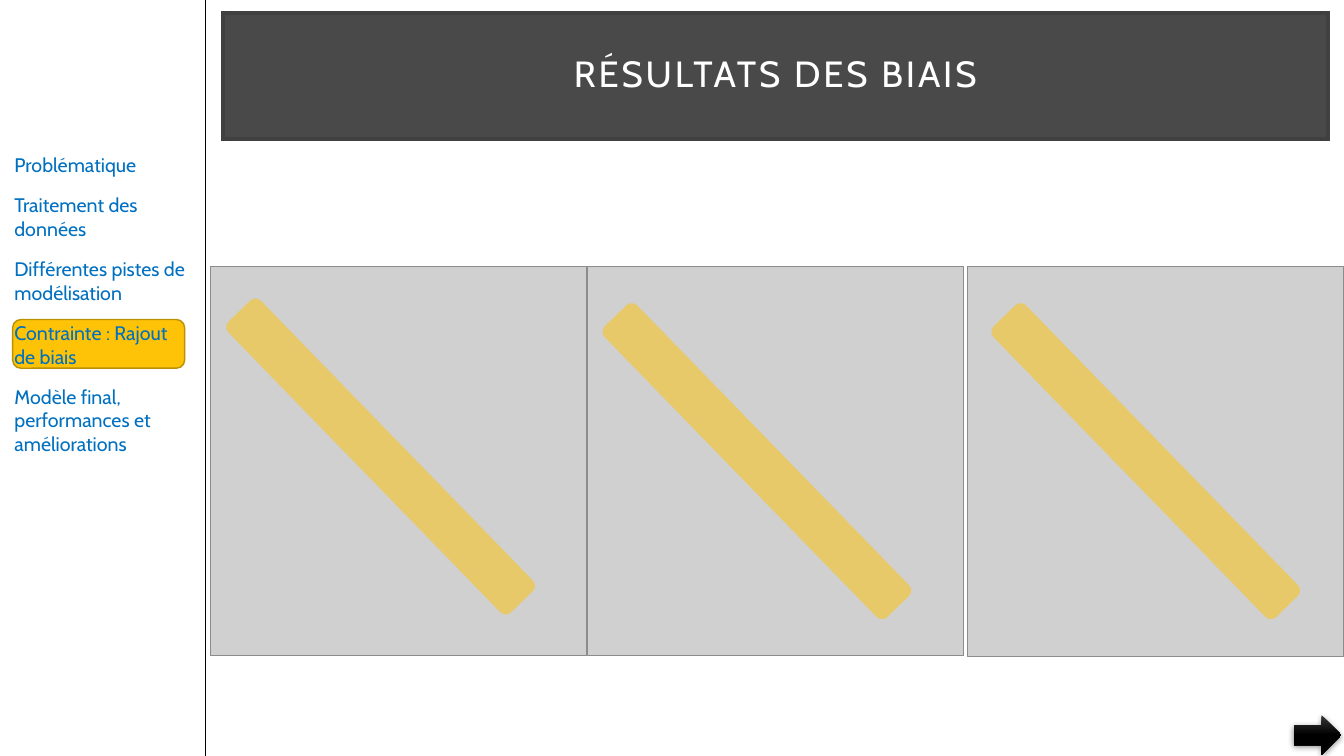
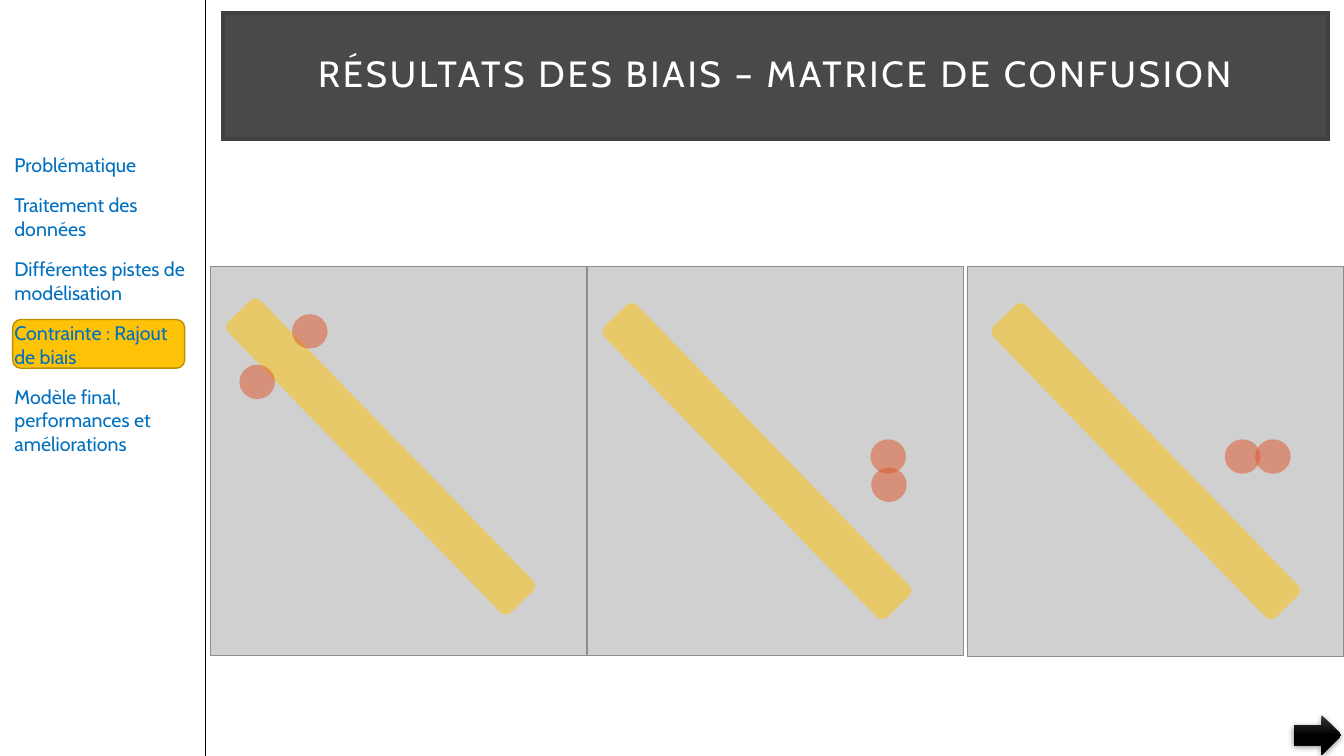
Before and after one commit to pfroide/python, a slide deck: slide 41 of Projet_5/p5.pptx. Drawn at 1344x756 pixels with LibreOffice and Linux fonts; fonts in the diff are those of the drawing; grey boxes stand for pictures. Boxes give left, top, right and bottom in pixels: in the first picture for what was removed or moved away, otherwise in the second. Text is boxed around its words. In the diff, an @@ line names an element or a change of style, - is before the commit and + after.

```diff
--- a/Projet_5/p5.pptx
+++ b/Projet_5/p5.pptx
@@ title at (318, 57, 1231, 88): text changed @@
-RÉSULTATS DES BIAIS
+RÉSULTATS DES BIAIS – MATRICE DE CONFUSION
@@ group added at (240, 315, 1291, 502): 6 ellipses @@
```
Also in this commit, not shown: 15 other slides changed.
